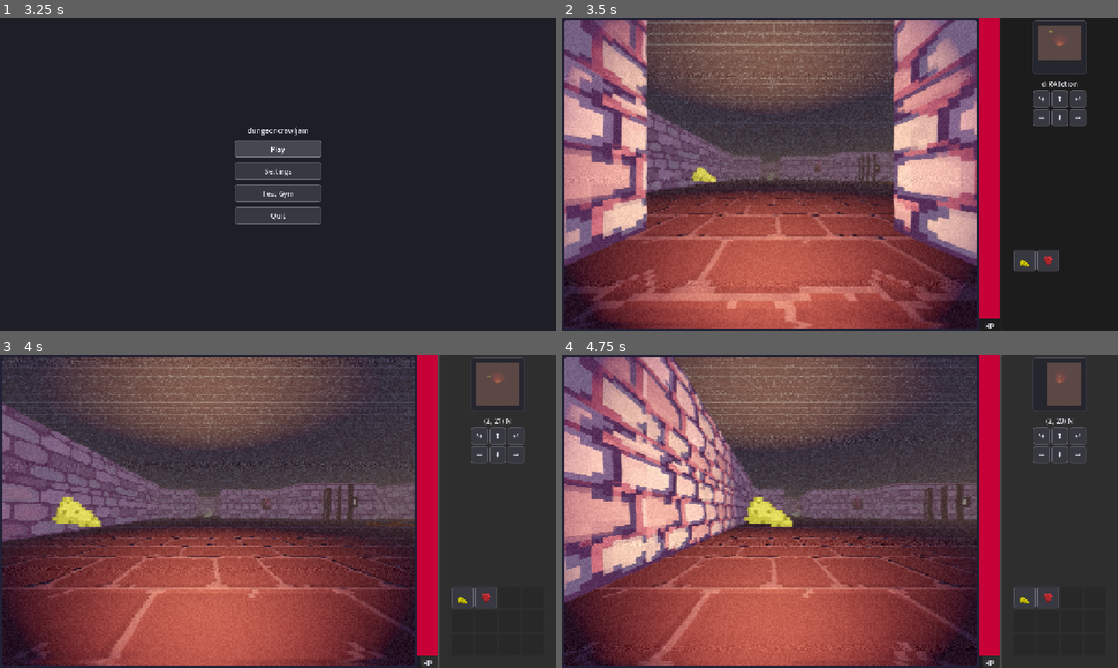
Above: before the commit, frames 1-4 (two rows, left to right).
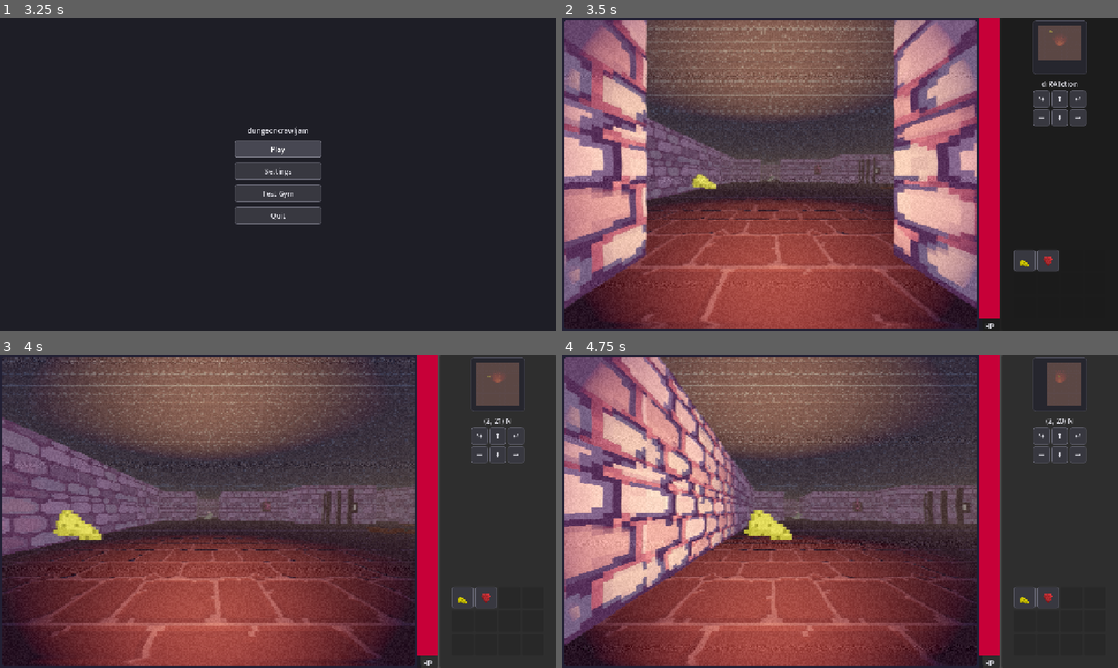
Above: after the commit, the same moments.

Repository: jah2488/dungeoncrawljam2026
Game: Godot game, scene res://scenes/boot_splash.tscn
Same seed, same stepped clock (60 frames per second), same inputs: the game is played once before the commit and once after it.
Inputs (mouse positions are in pixels of both pictures, inside the frame that each line leads up to):
- Up to frame 1 (3.25 s): tap Enter (ui_accept) at 0.5, 0.77, 1.25, 1.52 s; move the mouse to (400, 158) at 0.52 s; hold D (move_right) 0.53-1.28 s; tap Space (interact) at 0.6, 1.35, 2.1 s; click (400, 158) at 0.67 s; move the mouse to (166, 190) at 1.27 s; hold S (move_back) 1.28-2.03 s; click (166, 190) at 1.42 s; move the mouse to (333, 105) at 2.02 s; hold D (move_right) 2.03-2.75 s; click (333, 105) at 2.17 s; click "Play" at 2.75 s
- Up to frame 2 (3.5 s): no input
- Up to frame 3 (4 s): move the mouse to (250, 574) at 3.52 s; hold W (move_forward) from 3.53 s (still down); tap Space (interact) at 3.6 s; click (250, 574) at 3.67 s; tap Enter (ui_accept) at 3.77 s
- Up to frame 4 (4.75 s): move the mouse to (1006, 558) at 4.27 s; release W (move_forward) at 4.28 s; hold A (move_left) from 4.28 s (still down); tap Space (interact) at 4.35 s; click (1006, 558) at 4.42 s; tap Enter (ui_accept) at 4.52 s

Frame 1 is identical in both runs. In frame 2, 40% of the frame differs, in the area x 0-90%, y 0-100%; in frame 3, 23%; in frame 4, 34%.

Commit message:
add mouse hole

Diff:
--- /dev/null
+++ b/entities/mouse_hole_tile.tscn
@@ -0,0 +1,13 @@
+[gd_scene format=3 uid="uid://c61sl5r1rv1hp"]
+
+[ext_resource type="Script" uid="uid://dyw8lqh5vaffd" path="res://scripts/entities/mouse_hole_tile.gd" id="1_gjh64"]
+[ext_resource type="Texture2D" uid="uid://wduth2wlddnm" path="res://textures/rat-hole.png" id="2_n0qip"]
+
+[node name="MouseHole" type="Node3D" unique_id=1610577263]
+script = ExtResource("1_gjh64")
+
+[node name="Sprite3D" type="Sprite3D" parent="." unique_id=252704442]
+transform = Transform3D(1, 0, 0, 0, 1, 0, 0, 0, 1, 0, 1.2, 2.05)
+pixel_size = 0.18
+texture_filter = 0
+texture = ExtResource("2_n0qip")
--- a/entities/player.tscn
+++ b/entities/player.tscn
@@ -83,7 +83,7 @@
 debug_color = Color(0.7782425, 0.00012822032, 0.6629364, 0.87058824)
 
 [node name="Camera3D" type="Camera3D" parent="." unique_id=918617550]
-transform = Transform3D(1, 0, 0, 0, 1, 0, 0, 0, 1, 0, 0.06950706, 0.06304979)
+transform = Transform3D(1, 0, 0, 0, 1, 0, 0, 0, 1, 0, 0.46950707, 0.06304979)
 fov = 100.0
 
 [node name="CRT" type="ColorRect" parent="Camera3D" unique_id=823279438]
--- a/levels/level_01.csv
+++ b/levels/level_01.csv
@@ -19,5 +19,5 @@
 1,0,0,0,0,#:3,0,E,0,1,1,1,0,0,B,0,1
 1,3,0,0,0,2:3:L,#,2:7:U,#,1,1,1,0,5,5,5,1
 1,0,0,0,0,M,1,1,1,1,1,1,0,0,0,0,1
-1,1,@,1,1,1,1,1,1,1,1,1,0,0,D,0,1
-1,1,1,1,1,1,1,1,1,1,1,1,1,1,1,1,1
+1,1,@,1,1,1,1,1,1,1,1,1,0,0,0,0,1
+1,1,D:_:U,1,1,1,1,1,1,1,1,1,1,D:_:U,1,1,1
--- a/scenes/main.tscn
+++ b/scenes/main.tscn
@@ -17,6 +17,7 @@
 [ext_resource type="Texture2D" uid="uid://bmdw1ywc8ttef" path="res://textures/bgfame.png" id="10_ya4ey"]
 [ext_resource type="PackedScene" uid="uid://kasdbx4el2sd" path="res://entities/cheese_tile.tscn" id="11_trceg"]
 [ext_resource type="PackedScene" uid="uid://brftx2i4d3d1a" path="res://entities/merchant_tile.tscn" id="12_a8y0u"]
+[ext_resource type="PackedScene" uid="uid://c61sl5r1rv1hp" path="res://entities/mouse_hole_tile.tscn" id="15_dp3eg"]
 
 [sub_resource type="ProceduralSkyMaterial" id="sky_mat"]
 sky_top_color = Color(0.05, 0.05, 0.08, 1)
@@ -86,6 +87,7 @@
 [node name="LevelGenerator" type="Node3D" parent="MarginContainer/SubViewportContainer/SubViewport/World" unique_id=1155802989]
 script = ExtResource("5_choun")
 csv_file = "uid://bsfjfxxsxvkoc"
+mouse_hole_character = null
 wall_texture = ExtResource("2_jyhfs")
 wall_normal_texture = ExtResource("3_tefeu")
 wall_uv_scale = Vector3(4, 4, 4)
@@ -103,6 +105,7 @@
 "3": ExtResource("11_trceg"),
 "5": ExtResource("7_85g3d"),
 "@": ExtResource("6_tipki"),
+"D": ExtResource("15_dp3eg"),
 "E": ExtResource("7_85g3d"),
 "G": ExtResource("9_eb6dy"),
 "M": ExtResource("12_a8y0u"),
--- /dev/null
+++ b/scripts/entities/mouse_hole_tile.gd
@@ -0,0 +1,39 @@
+extends Interactable
+
+class_name DoorTile
+
+var print_name: String = "[DoorTile]"
+@export var text: String = ""
+
+
+func _ready() -> void:
+    super()
+    is_passable = false
+    is_enemy = false
+    is_triggerable = false
+
+
+func on_focused() -> void:
+    print(print_name + " " + text)
+
+
+func on_unfocused() -> void:
+    print(print_name + " ...")
+
+
+func get_options() -> Array[Dictionary]:
+    return []
+
+
+func on_stepped_on() -> void:
+    pass
+
+
+# This is where the tile receives the player's action and decides what to do in response.
+func interact(choice_id: String = "") -> void:
+    print(print_name + " (interaction) ", choice_id)
+    match choice_id:
+        "inspect":
+            print("It's a mouse hole... You feel a desire to go in...")
+        _:
+            print("you cannot perform this action on a mouse hole")
--- a/scripts/lib/level_generator.gd
+++ b/scripts/lib/level_generator.gd
@@ -8,6 +8,7 @@
 @export var wall_thickness: float = 0.1
 @export var wall_character: String = "1"
 @export var wall_lever_character: String = "2"
+@export var mouse_hole_character: String = "D"
 @export var ground_character: String = "0"
 
 @export_group("Wall Material")
@@ -89,7 +90,7 @@
 
 
 func _is_wall(row: int, col: int) -> bool:
-    return _get_cell(row, col) == wall_character or _get_cell(row, col).split(":")[0] == wall_lever_character
+    return _get_cell(row, col) == wall_character or _get_cell(row, col).split(":")[0] == wall_lever_character or _get_cell(row, col).split(":")[0] == mouse_hole_character
 
 
 func _cell_position(row: int, col: int) -> Vector3:
@@ -250,7 +251,7 @@
             var pos := _cell_position(row, col)
             instance.position = Vector3(pos.x, 0.0, pos.z)
 
-            if val_arr.size() >= 2:
+            if val_arr.size() >= 2 and val_arr[1] != "_":
                 _add_to_group(val_arr[1], instance)
             if val_arr.size() >= 3:
                 instance.rotation.y = _tile_rotation(val_arr[2])
Not shown, added: scripts/entities/mouse_hole_tile.gd.uid
Binary file added: textures/rat-hole.png
Not shown, added: textures/rat-hole.png.import
Not shown, removed: levels/csvs/level_01_mapping.numbers
